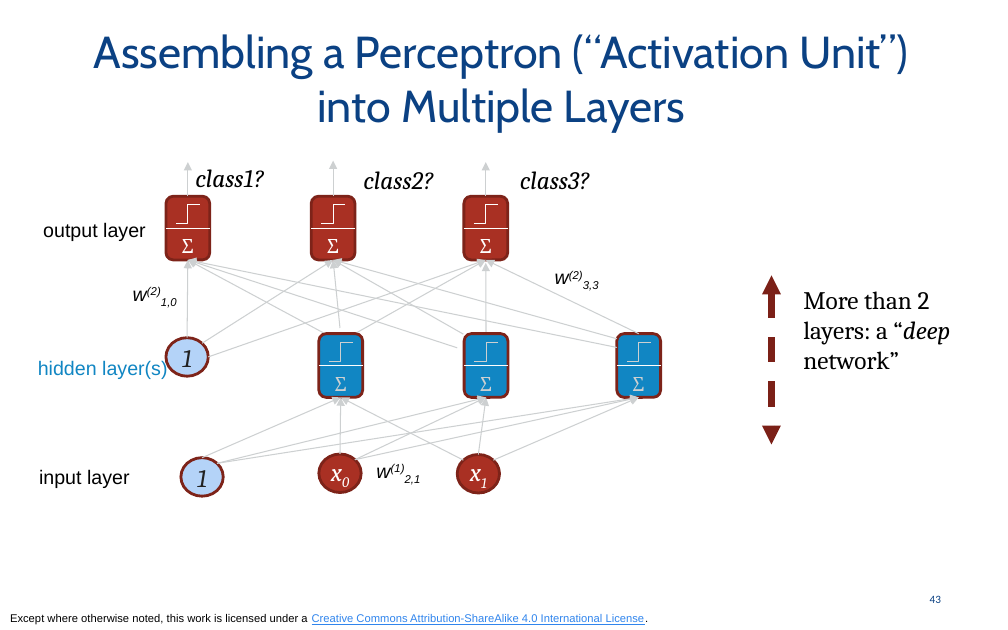
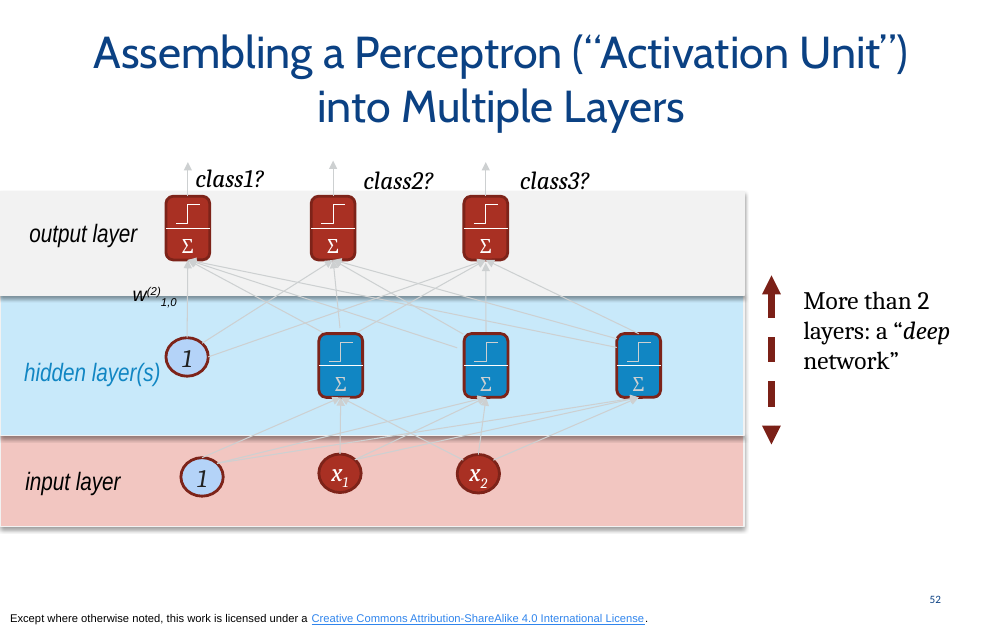
Before and after one commit to odpi/OpenDS4All, a slide deck: slide 52 of opends4all-resources/opends4all-machine-learning/SUPERVISED-ML-NN-neural-nets-intermediate.pptx (slide 43 before the commit). Drawn at 1008x630 pixels with LibreOffice and Linux fonts; fonts in the diff are those of the drawing. Boxes give left, top, right and bottom in pixels: in the first picture for what was removed or moved away, otherwise in the second. Text is boxed around its words. In the diff, an @@ line names an element or a change of style, - is before the commit and + after.

```diff
--- a/opends4all-resources/opends4all-machine-learning/SUPERVISED-ML-NN-neural-nets-intermediate.pptx
+++ b/opends4all-resources/opends4all-machine-learning/SUPERVISED-ML-NN-neural-nets-intermediate.pptx
@@ rectangle added at (0, 192, 744, 294), fill #F2F2F2, outline #F2F2F2 0.75 pt @@
@@ text "output layer": place and size @@
-text "output layer" at (43, 222, 146, 241)
+text "output layer" at (29, 223, 138, 248)
@@ rectangle added at (0, 295, 744, 436), fill #C8E9FA, outline #F2F2F2 0.75 pt @@
@@ text removed at (555, 271, 599, 291) @@
-w(2)3,3
@@ text "hidden layer(s)": place and size @@
-text "hidden layer(s)" at (38, 360, 167, 379)
+text "hidden layer(s)" at (24, 362, 161, 387)
@@ rectangle added at (0, 435, 744, 527), fill #F2C6C1, outline #F2F2F2 0.75 pt @@
@@ size 14 to 18 pt, font Arial to Arial Narrow, italic on in 3 elements at (24, 362, 161, 387), (29, 223, 138, 248), (25, 471, 121, 496) @@
@@ text "input layer": place and size @@
-text "input layer" at (39, 469, 130, 488)
+text "input layer" at (25, 471, 121, 496)
@@ text in ellipse at (319, 454, 361, 492): text changed @@
-x0
+x1
@@ text removed at (376, 464, 421, 485) @@
-w(1)2,1
@@ text in ellipse at (458, 455, 500, 493): text changed @@
-x1
+x2
@@ page number at (930, 595, 941, 603): text changed @@
-43
+52
```
Also in this commit, not shown: 12 other slides changed, 12 slides added, 2 slides removed, 3 other files.
